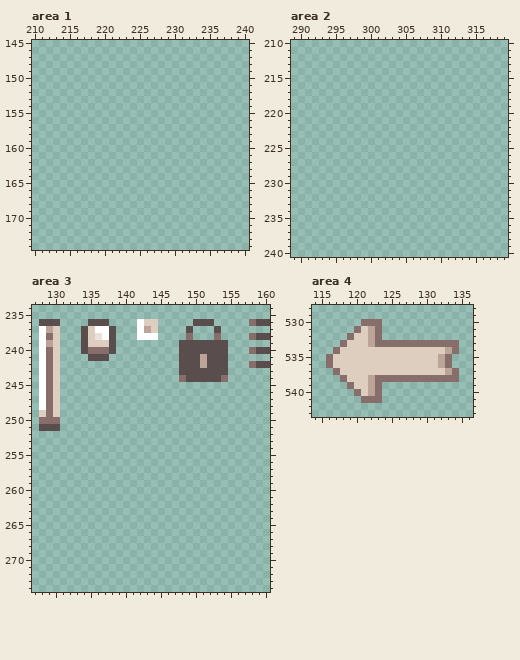
Two versions of one pixel-art file, assets/ui/skin.aseprite. Above: the version before the commit.
320x930 pixels, 1 frame. Colours within 5 levels of each other are drawn and written as one. Shown: area 1: x 210..240, y 145..174; area 2: x 289..319, y 210..240; area 3: x 127..160, y 234..274; area 4: x 114..136, y 528..543. The commit also changed other parts of the picture, which this record leaves out.
New version:
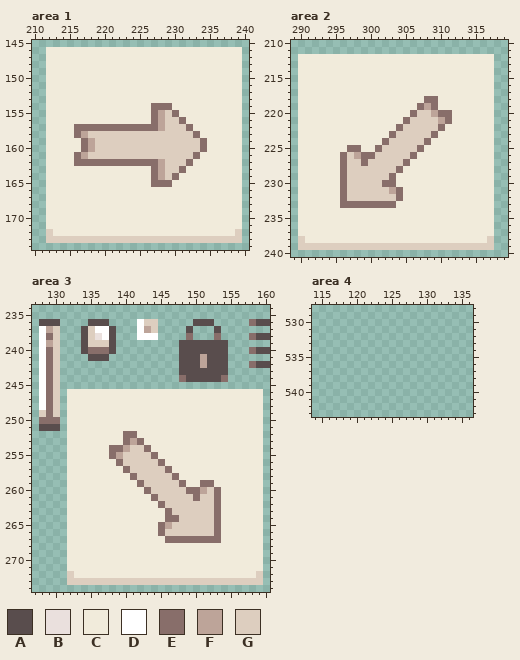
Palette (. is transparent): A #594d4d  B #eae0dd  C #f1ebdb  D #ffffff  E #886e6a  F #bda499  G #ddcebf
The edit:
Changed rows in their new state; - is an unchanged pixel.
Area 1, layer "Skin (dibuja aquí)":
first column x 212:
146 CCCCCCCCCCCCCCCCCCCCCCCCCCCC
147 CCCCCCCCCCCCCCCCCCCCCCCCCCCC
148 CCCCCCCCCCCCCCCCCCCCCCCCCCCC
149 CCCCCCCCCCCCCCCCCCCCCCCCCCCC
150 CCCCCCCCCCCCCCCCCCCCCCCCCCCC
151 CCCCCCCCCCCCCCCCCCCCCCCCCCCC
152 CCCCCCCCCCCCCCCCCCCCCCCCCCCC
153 CCCCCCCCCCCCCCCCCCCCCCCCCCCC
154 CCCCCCCCCCCCCCCEEECCCCCCCCCC
155 CCCCCCCCCCCCCCCEFGECCCCCCCCC
156 CCCCCCCCCCCCCCCEFGGECCCCCCCC
157 CCCCEEEEEEEEEEEEFGGGECCCCCCC
158 CCCCEFGGGGGGGGGGGGGGGECCCCCC
159 CCCCCEFGGGGGGGGGGGGGGGECCCCC
160 CCCCCEFGGGGGGGGGGGGGGGECCCCC
161 CCCCEFGGGGGGGGGGGGGGGECCCCCC
162 CCCCEEEEEEEEEEEEFGGGECCCCCCC
163 CCCCCCCCCCCCCCCEFGGECCCCCCCC
164 CCCCCCCCCCCCCCCEFGECCCCCCCCC
165 CCCCCCCCCCCCCCCEEECCCCCCCCCC
166 CCCCCCCCCCCCCCCCCCCCCCCCCCCC
167 CCCCCCCCCCCCCCCCCCCCCCCCCCCC
168 CCCCCCCCCCCCCCCCCCCCCCCCCCCC
169 CCCCCCCCCCCCCCCCCCCCCCCCCCCC
170 CCCCCCCCCCCCCCCCCCCCCCCCCCCC
171 CCCCCCCCCCCCCCCCCCCCCCCCCCCC
172 GCCCCCCCCCCCCCCCCCCCCCCCCCCG
173 GGGGGGGGGGGGGGGGGGGGGGGGGGGG
Area 2, layer "Skin (dibuja aquí)":
first column x 290:
212 CCCCCCCCCCCCCCCCCCCCCCCCCCCC
213 CCCCCCCCCCCCCCCCCCCCCCCCCCCC
214 CCCCCCCCCCCCCCCCCCCCCCCCCCCC
215 CCCCCCCCCCCCCCCCCCCCCCCCCCCC
216 CCCCCCCCCCCCCCCCCCCCCCCCCCCC
217 CCCCCCCCCCCCCCCCCCCCCCCCCCCC
218 CCCCCCCCCCCCCCCCCCEECCCCCCCC
219 CCCCCCCCCCCCCCCCCEFECCCCCCCC
220 CCCCCCCCCCCCCCCCEGGFEECCCCCC
221 CCCCCCCCCCCCCCCEGGGGFECCCCCC
222 CCCCCCCCCCCCCCEGGGGGECCCCCCC
223 CCCCCCCCCCCCCEGGGGGECCCCCCCC
224 CCCCCCCCCCCCEGGGGGECCCCCCCCC
225 CCCCCCCEECCEGGGGGECCCCCCCCCC
226 CCCCCCEGFEEGGGGGECCCCCCCCCCC
227 CCCCCCEGGEGGGGGECCCCCCCCCCCC
228 CCCCCCEGGGGGGGECCCCCCCCCCCCC
229 CCCCCCEGGGGGGECCCCCCCCCCCCCC
230 CCCCCCEGGGGGEECCCCCCCCCCCCCC
231 CCCCCCEGGGGGGFECCCCCCCCCCCCC
232 CCCCCCEGGGGGGGECCCCCCCCCCCCC
233 CCCCCCEEEEEEEECCCCCCCCCCCCCC
234 CCCCCCCCCCCCCCCCCCCCCCCCCCCC
235 CCCCCCCCCCCCCCCCCCCCCCCCCCCC
236 CCCCCCCCCCCCCCCCCCCCCCCCCCCC
237 CCCCCCCCCCCCCCCCCCCCCCCCCCCC
238 GCCCCCCCCCCCCCCCCCCCCCCCCCCG
239 GGGGGGGGGGGGGGGGGGGGGGGGGGGG
Area 3, layer "Skin (dibuja aquí)":
first column x 132:
246 CCCCCCCCCCCCCCCCCCCCCCCCCCCC
247 CCCCCCCCCCCCCCCCCCCCCCCCCCCC
248 CCCCCCCCCCCCCCCCCCCCCCCCCCCC
249 CCCCCCCCCCCCCCCCCCCCCCCCCCCC
250 CCCCCCCCCCCCCCCCCCCCCCCCCCCC
251 CCCCCCCCCCCCCCCCCCCCCCCCCCCC
252 CCCCCCCCEECCCCCCCCCCCCCCCCCC
253 CCCCCCCCEFECCCCCCCCCCCCCCCCC
254 CCCCCCEEFGGECCCCCCCCCCCCCCCC
255 CCCCCCEFGGGGECCCCCCCCCCCCCCC
256 CCCCCCCEGGGGGECCCCCCCCCCCCCC
257 CCCCCCCCEGGGGGECCCCCCCCCCCCC
258 CCCCCCCCCEGGGGGECCCCCCCCCCCC
259 CCCCCCCCCCEGGGGGECCEECCCCCCC
260 CCCCCCCCCCCEGGGGGEEFGECCCCCC
261 CCCCCCCCCCCCEGGGGGEGGECCCCCC
262 CCCCCCCCCCCCCEGGGGGGGECCCCCC
263 CCCCCCCCCCCCCCEGGGGGGECCCCCC
264 CCCCCCCCCCCCCCEEGGGGGECCCCCC
265 CCCCCCCCCCCCCEFGGGGGGECCCCCC
266 CCCCCCCCCCCCCEGGGGGGGECCCCCC
267 CCCCCCCCCCCCCCEEEEEEEECCCCCC
268 CCCCCCCCCCCCCCCCCCCCCCCCCCCC
269 CCCCCCCCCCCCCCCCCCCCCCCCCCCC
270 CCCCCCCCCCCCCCCCCCCCCCCCCCCC
271 CCCCCCCCCCCCCCCCCCCCCCCCCCCC
272 GCCCCCCCCCCCCCCCCCCCCCCCCCCG
273 GGGGGGGGGGGGGGGGGGGGGGGGGGGG
Area 4, layer "Skin (dibuja aquí)":
first column x 116:
530 -----...-----------
531 ----....-----------
532 ---.....-----------
533 --.................
534 -..................
535 ..................-
536 ..................-
537 -..................
538 --.................
539 ---.....-----------
540 ----....-----------
541 -----...-----------
Changed places in both pictures, as pixel boxes (x1, y1, x2, y2):
added: (46, 47, 242, 243)
added: (298, 54, 494, 250)
added: (67, 389, 263, 585)
erased: (326, 319, 459, 403)
